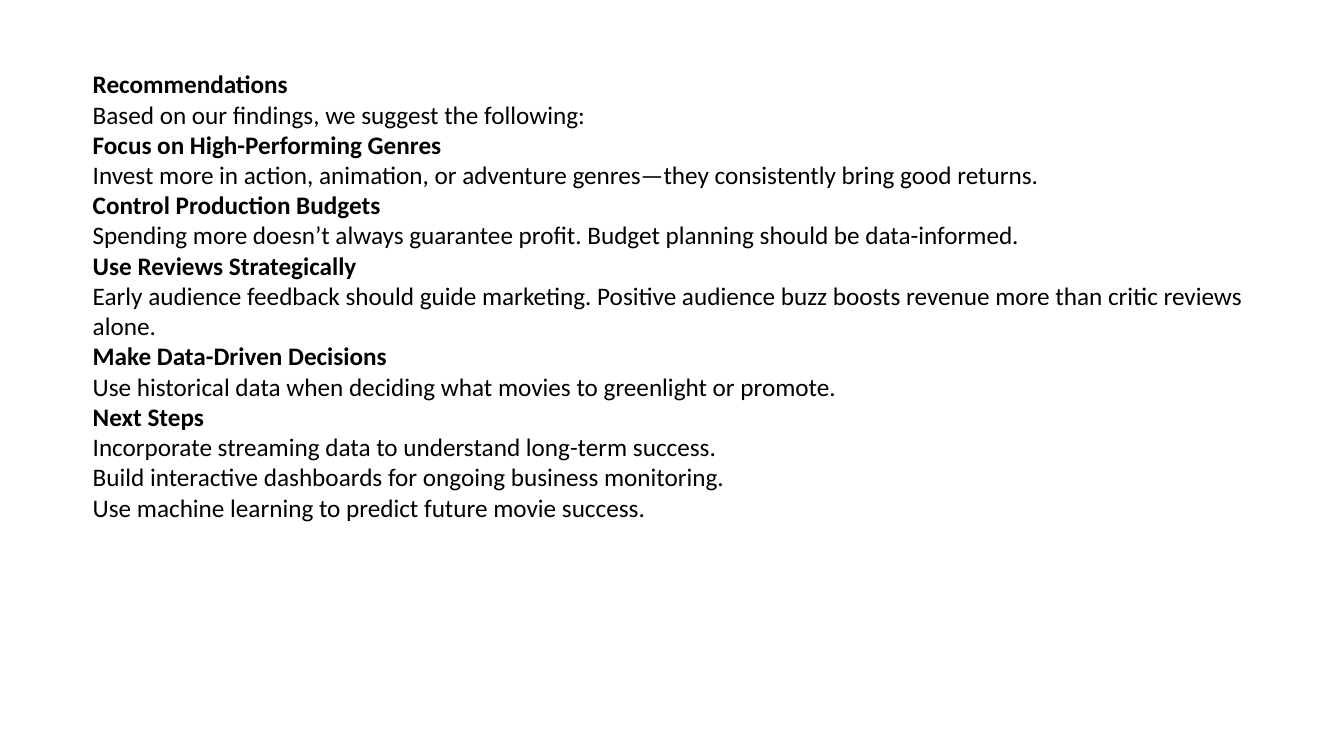
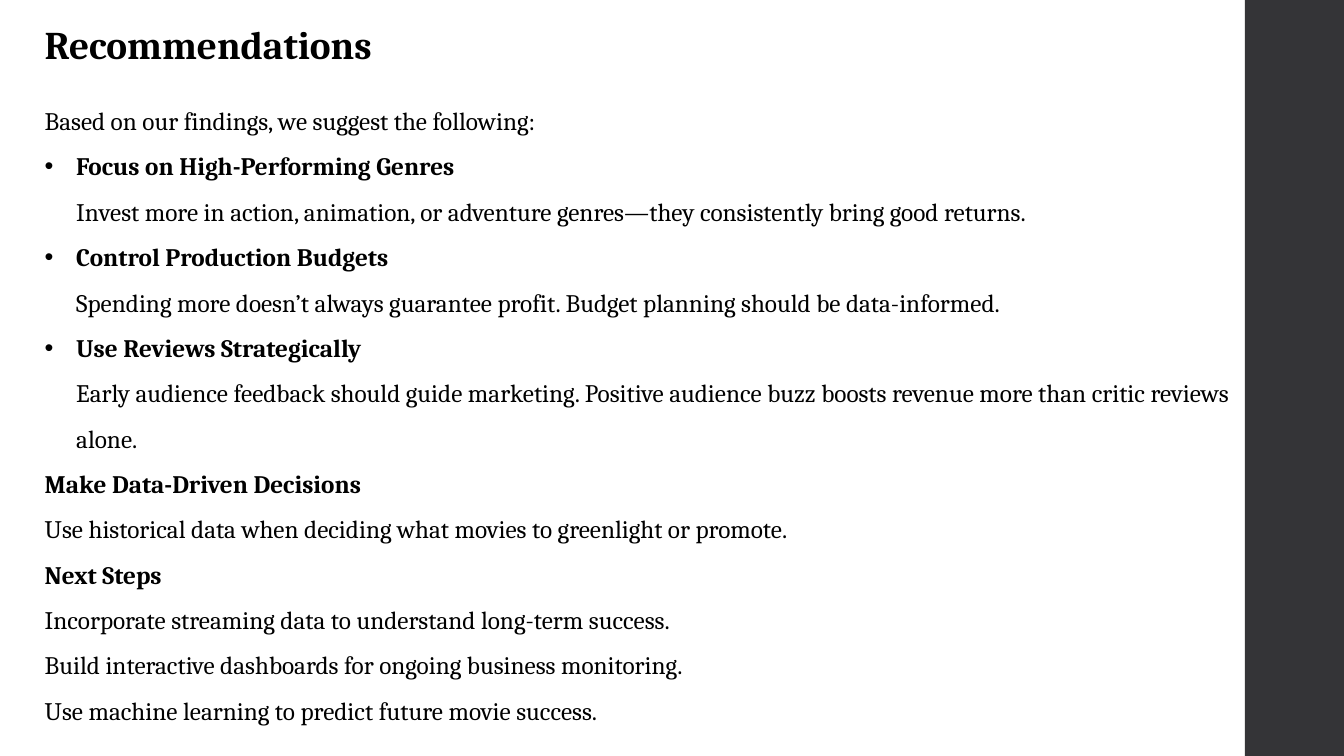
Before and after one commit to OpusDEI-cloud/dsc-phase-2-project-PT11-Grp4, a slide deck: slide 8 of Presentation.pptx. Drawn at 1344x756 pixels with LibreOffice and Linux fonts; fonts in the diff are those of the drawing. Boxes give left, top, right and bottom in pixels: in the first picture for what was removed or moved away, otherwise in the second. Text is boxed around its words. In the diff, an @@ line names an element or a change of style, - is before the commit and + after.

```diff
--- a/Presentation.pptx
+++ b/Presentation.pptx
@@ rectangle added at <box>1245,0,1344,756</box>, fill #353537 @@
@@ text added at <box>45,31,372,60</box>, 28 pt, text #000000, bold @@
+Recommendations
@@ text "Based on our findings, we ...": place and size @@
-text "Based on our findings, we ..." at <box>93,75,1242,522</box>
+text "Based on our findings, we ..." at <box>45,112,1229,726</box>
@@ text "Based on our findings, we ..." at <box>45,112,1229,726</box>: font Calibri to Cambria; line spacing 1 to 1.5; bullet none to • @@
@@ text at <box>93,75,288,94</box>: paragraph removed @@
-Recommendations
```
Also in this commit, not shown: 5 other slides changed, 3 slides added, 3 slides removed, 1 other file.
